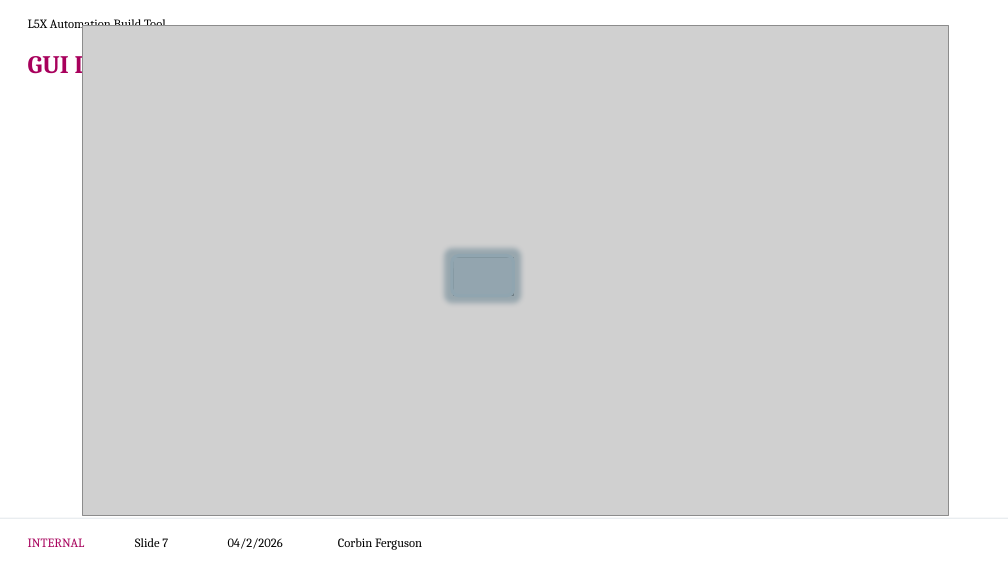
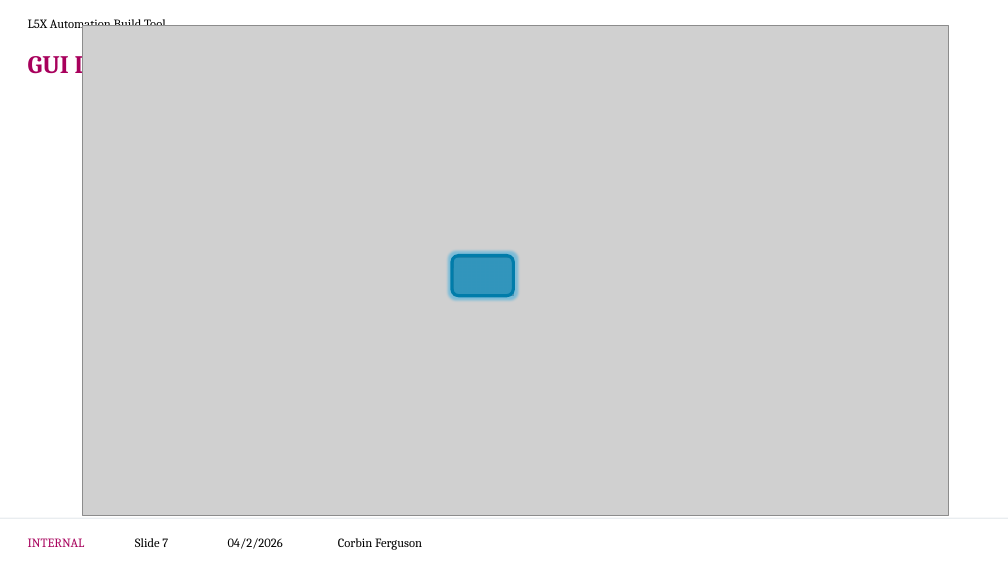
Before and after one commit to CorbinFerguson/ThesisBuildTool, a slide deck: slide 7 of Thesis Writing Documents/Project Development.pptx. Drawn at 1008x567 pixels with LibreOffice and Linux fonts; fonts in the diff are those of the drawing; grey boxes stand for pictures; background and template pictures are left out. Boxes give left, top, right and bottom in pixels: in the first picture for what was removed or moved away, otherwise in the second. Text is boxed around its words. In the diff, an @@ line names an element or a change of style, - is before the commit and + after.

```diff
--- a/Thesis Writing Documents/Project Development.pptx
+++ b/Thesis Writing Documents/Project Development.pptx
@@ rounded rectangle at (452,256,513,296): fill #90A5B0 at 60% opacity to #007CAA at 60% opacity; outline #90A5B0 3 pt to #007CAA 3 pt @@
```
Also in this commit, not shown: 4 other slides changed, 4 slides removed, 2 other files.
